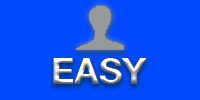
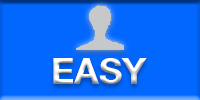
Layers edited between the first and the second 200x100 image:
pixels changed over [0, 0, 200, 100] (layer not identified)
